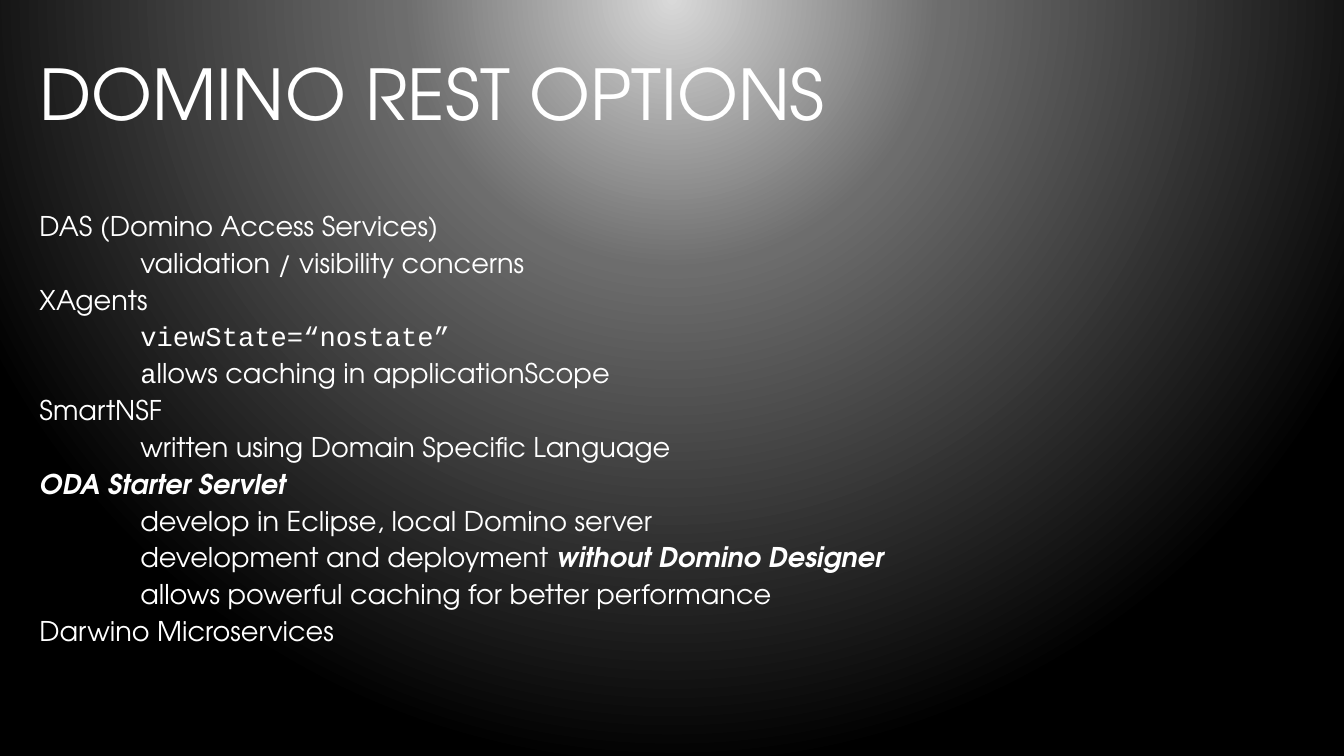
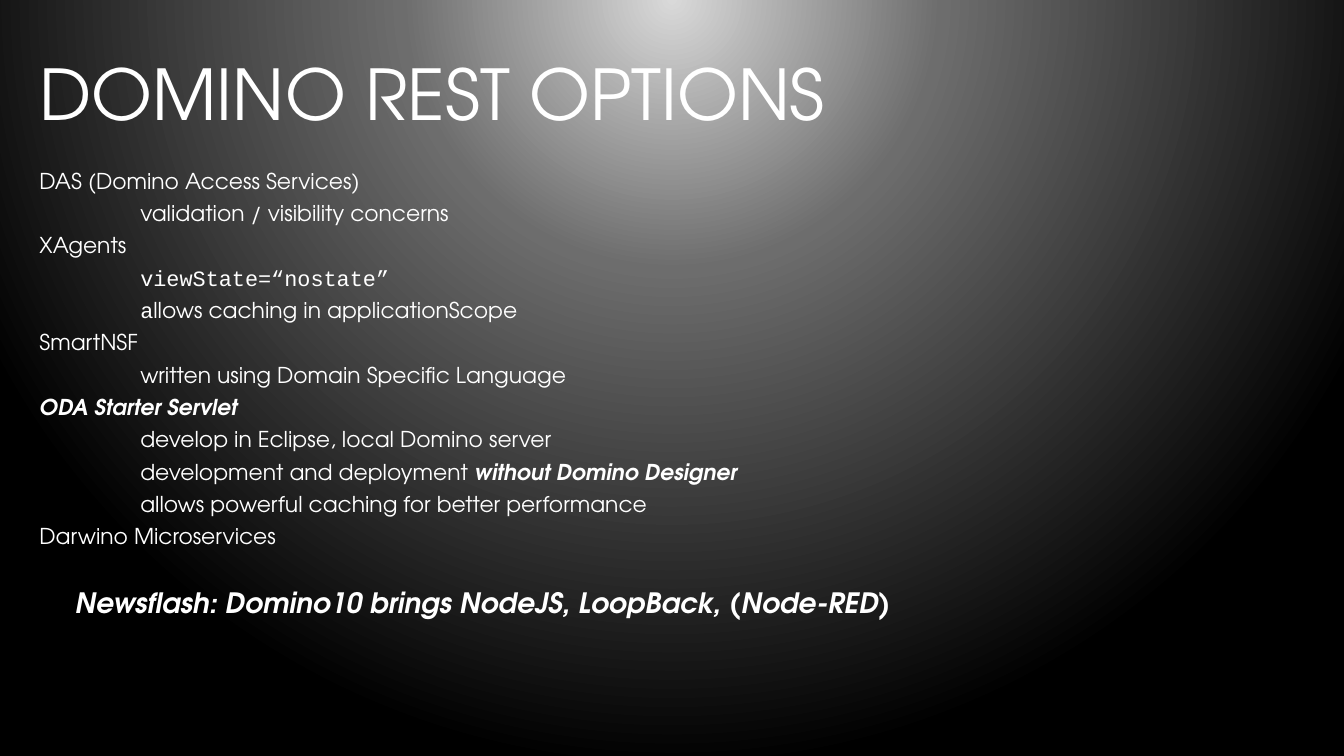
Before and after one commit to bleedingcode/domino-js-masterclass, a slide deck: slide 12 of presentation/8598 Domino and JS.pptx. Drawn at 1344x756 pixels with LibreOffice and Linux fonts; fonts in the diff are those of the drawing; background and template pictures are left out. Boxes give left, top, right and bottom in pixels: in the first picture for what was removed or moved away, otherwise in the second. Text is boxed around its words. In the diff, an @@ line names an element or a change of style, - is before the commit and + after.

Commit message:
Updates to presentation covering Domino 10 announcements

```diff
--- a/presentation/8598 Domino and JS.pptx
+++ b/presentation/8598 Domino and JS.pptx
@@ text "DAS (Domino Access Services)": place and size @@
-text "DAS (Domino Access Services)" at bbox=[39, 215, 883, 642]
+text "DAS (Domino Access Services)" at bbox=[39, 172, 890, 620]
@@ text at bbox=[39, 172, 738, 545]: size 19.4 to 15.6 pt in "DAS (Domino Access Services)", "validation / visibility concerns", "XAgents", "viewState=“nostate”" and 8 more places @@
@@ text at bbox=[75, 591, 890, 620]: paragraph added @@
+Newsflash: Domino10 brings NodeJS, LoopBack, (Node-RED)
```
Also in this commit, not shown: 4 other slides changed.
